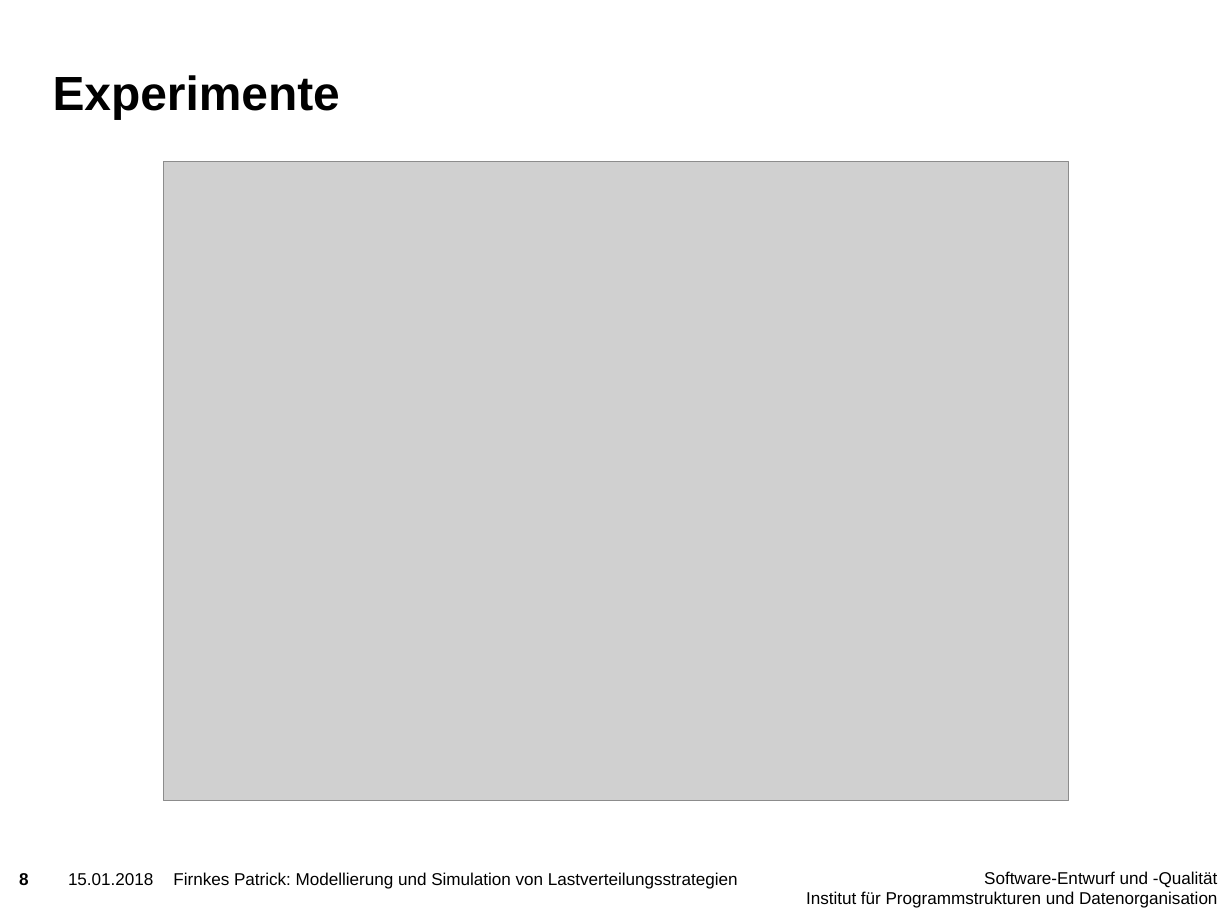
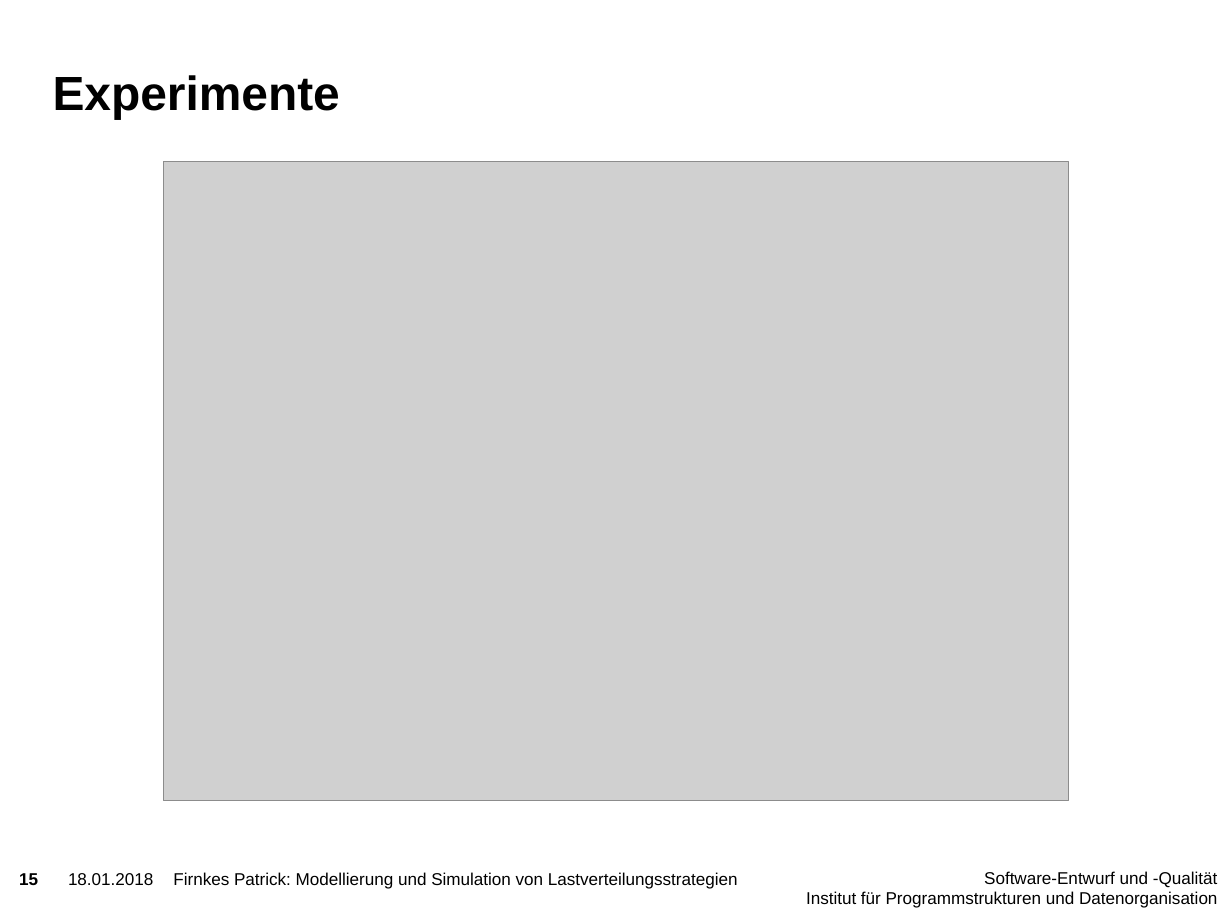
Before and after one commit to PatFirn/wlcg-loadbalancing, a slide deck: slide 15 of presentations/projekt-vorstellung.pptx (slide 8 before the commit). Drawn at 1232x924 pixels with LibreOffice and Linux fonts; fonts in the diff are those of the drawing; grey boxes stand for pictures; background and template pictures are left out. Boxes give left, top, right and bottom in pixels: in the first picture for what was removed or moved away, otherwise in the second. Text is boxed around its words. In the diff, an @@ line names an element or a change of style, - is before the commit and + after.

```diff
--- a/presentations/projekt-vorstellung.pptx
+++ b/presentations/projekt-vorstellung.pptx
@@ page number at <box>19,873,38,885</box>: text changed @@
-8
+15
@@ text at <box>68,873,153,885</box>: text changed @@
-15.01.2018
+18.01.2018
```
Also in this commit, not shown: 7 other slides changed, 9 slides added.
